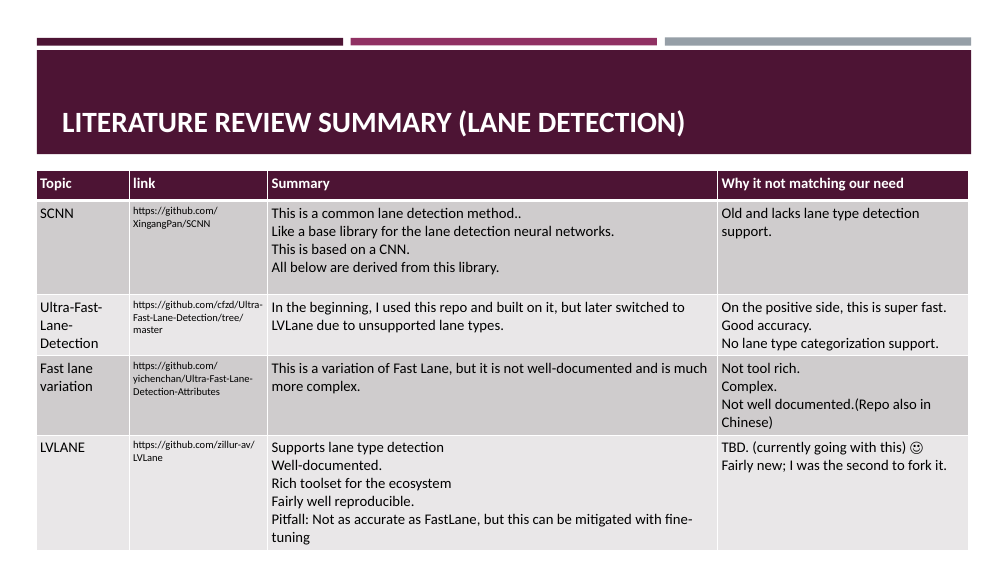
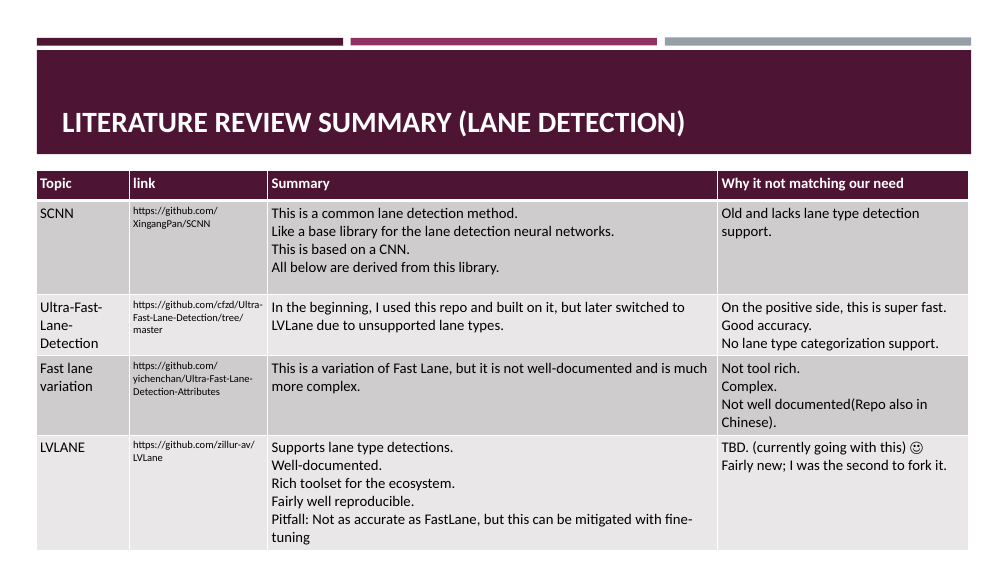
Before and after one commit to prageethmadhu/LVLane, a slide deck: slide 5 of DEMO/progress_report.pptx. Drawn at 1008x567 pixels with LibreOffice and Linux fonts; fonts in the diff are those of the drawing. Boxes give left, top, right and bottom in pixels: in the first picture for what was removed or moved away, otherwise in the second. Text is boxed around its words. In the diff, an @@ line names an element or a change of style, - is before the commit and + after.

```diff
--- a/DEMO/progress_report.pptx
+++ b/DEMO/progress_report.pptx
@@ table at bbox=[36, 171, 968, 549] @@
-row 2, column 3: This is a common lane detection method.. / Like a base library for the lane detection neural networks. / This is based on a CNN. / All below are derived from this library.
+row 2, column 3: This is a common lane detection method. / Like a base library for the lane detection neural networks. / This is based on a CNN. / All below are derived from this library.
-row 4, column 4: Not tool rich. / Complex. / Not well documented.(Repo also in Chinese)
+row 4, column 4: Not tool rich. / Complex. / Not well documented(Repo also in Chinese).
-row 5, column 3: Supports lane type detection / Well-documented. / Rich toolset for the ecosystem / Fairly well reproducible. / Pitfall: Not as accurate as FastLane, but this can be mitigated with fine-tuning
+row 5, column 3: Supports lane type detections. / Well-documented. / Rich toolset for the ecosystem. / Fairly well reproducible. / Pitfall: Not as accurate as FastLane, but this can be mitigated with fine-tuning
```
Also in this commit, not shown: 5 other slides changed.
